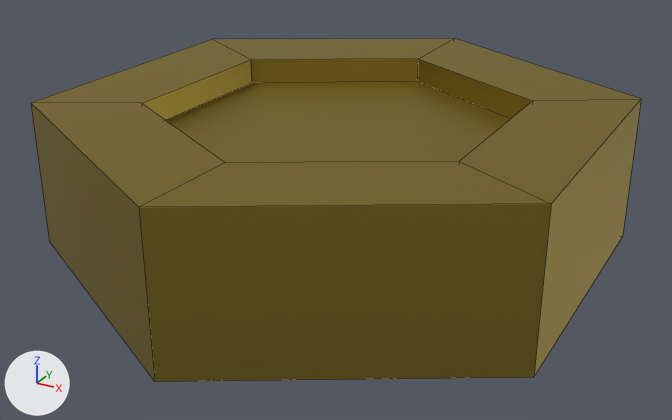
The Blender file Assets/Models/coin.blend as it was, and as the next commit left it.
Camera for both pictures: a camera (50 mm lens) standing at (0.706, -1.29, 0.574) and looking at (0.01, -0.024, -0.059). Every picture has the same lights, and +X, +Y and +Z are marked at lower left. Mesh edges are drawn as thin lines.
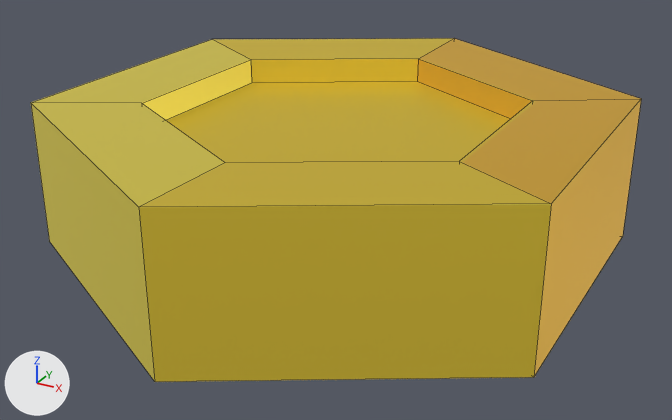
Boxes (x1, y1, x2, y2) around the edits, measured in the pictures (672 x 420 px):
'Cylinder', surface changed (brown to yellow)
    both: (31, 38, 641, 382)

The change, as a list of edits to the scene's bpy script:
```text
Add img_coin_texture_img:
    img_coin_texture_img = load_image('coin_texture_img', '../Materials/coin_texture_img.png', 1024, 1024, 'sRGB')
Change mat_coin_mat:
    where n0 = _N.new('ShaderNodeBsdfPrincipled'); n0.name = 'Principled BSDF'
    remove n0.inputs[0].default_value = (0.349, 0.265, 0.0471, 1.0)  # 'Base Color', yellow #9f8d3d
    add n0.inputs[28].default_value = 0.4  # 'Emission Strength'
    add n2 = _N.new('ShaderNodeTexImage'); n2.name = 'Image Texture'
    add n2.image = img_coin_texture_img
    add n3 = _N.new('ShaderNodeTexImage'); n3.name = 'Image Texture.001'
    add n3.image = img_coin_texture_img
    add _L.new(n2.outputs[0], n0.inputs[0])  # 'Color' to 'Base Color'
    add _L.new(n3.outputs[0], n0.inputs[27])  # 'Color' to 'Emission Color'
Change me_cylinder:
    where me_cylinder.from_pydata(...)  # 36 vertices, 32 faces; spans x -0.433..0.433, y -0.5..0.5, z -0.125..0.125
    used by ob_cylinder; location = (0.0, 0.0, 0.0)
    me_cylinder part 1: texture (UV) coordinates of 32 of 32 faces, centred in x -0.433..0.433, y -0.375..0.375, z -0.124..0.124, changed; they spanned u 0.0..1.0, v 0.01..1.0 and now span u 0.0..0.99, v 0.0..1.0
```
